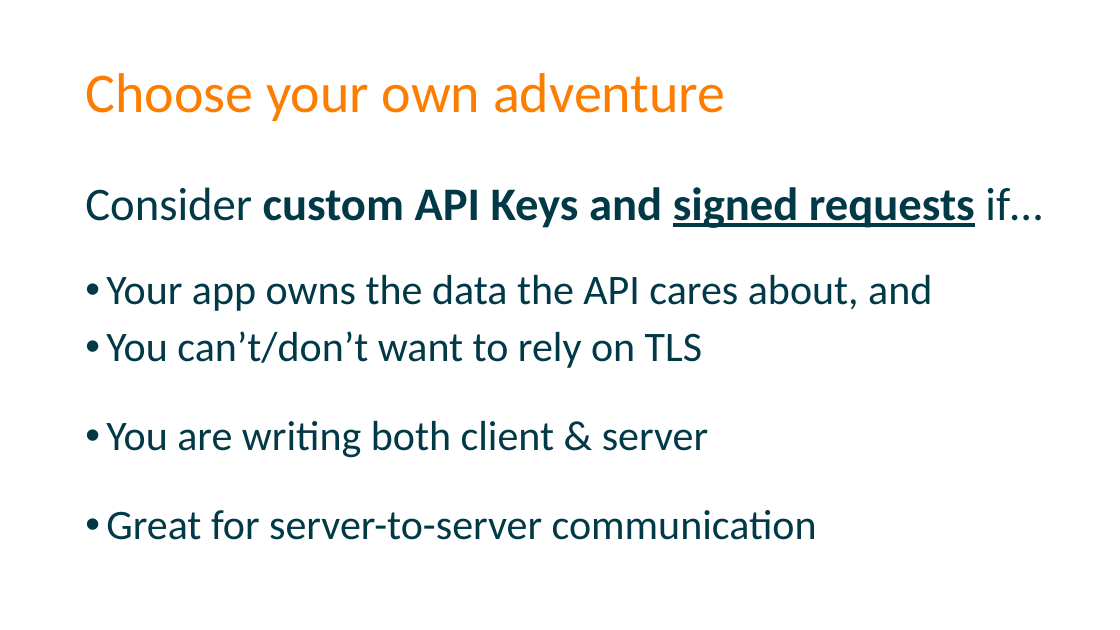
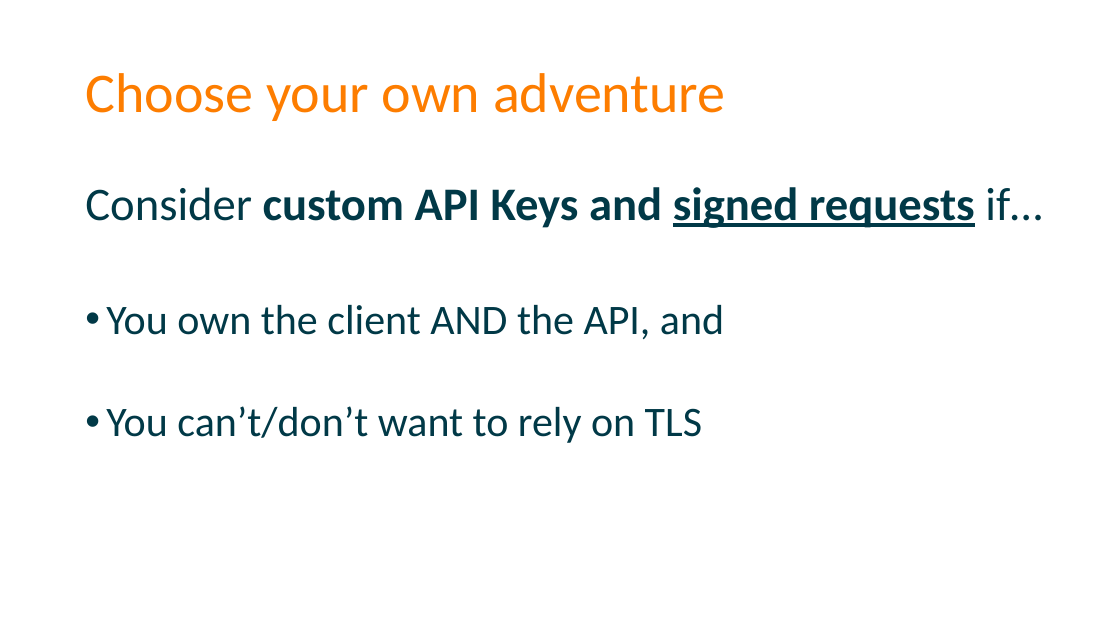
Before and after one commit to spetryjohnson/Securing-Your-API-Endpoints, a slide deck: slide 61 of Securing Your API Endpoints.pptx (slide 62 before the commit). Drawn at 1120x630 pixels with LibreOffice and Linux fonts; fonts in the diff are those of the drawing. Boxes give left, top, right and bottom in pixels: in the first picture for what was removed or moved away, otherwise in the second. Text is boxed around its words. In the diff, an @@ line names an element or a change of style, - is before the commit and + after.

```diff
--- a/Securing Your API Endpoints.pptx
+++ b/Securing Your API Endpoints.pptx
@@ text at (106,305,724,339): text changed @@
-• Your app owns the data the API cares about, and
+• You own the client AND the API, and
@@ text at (106,421,817,540): paragraphs removed @@
-• You are writing both client & server
-• Great for server-to-server communication
```
Also in this commit, not shown: 9 other slides changed, 1 slide removed, 1 other file.
